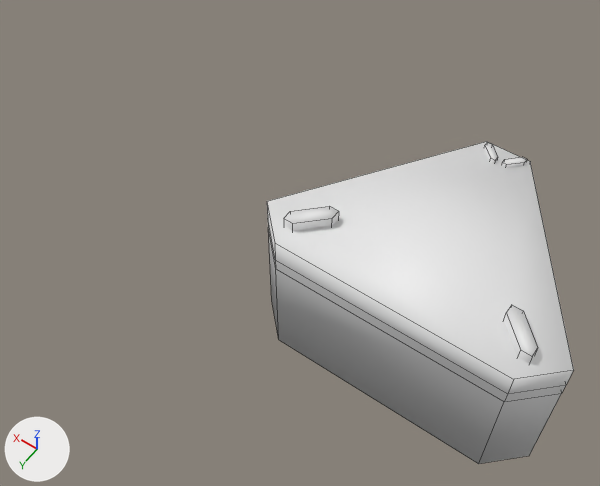
Before and after pictures for a commit that changed the FBX model MockUp/Assets/Meshes/Trash/triangleContainer.fbx.
Rendered twice from a 50 mm lens placed at (-6.38, -0.91, 4.58), pointed at (-4.44, -3.63, 0.31). Every picture has the same lights, and +X, +Y and +Z are marked at lower left. Mesh edges are drawn as thin lines. Where no turn or scale is listed for an object, it has been applied to the vertices.
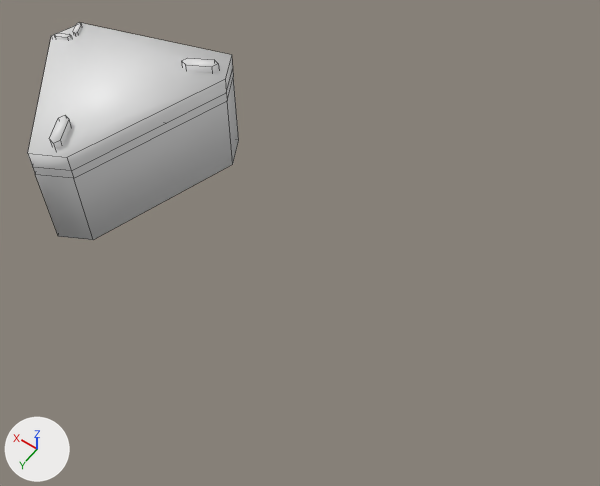
Where the newer file only moved an object's origin or applied its transform, the numbers keep the older frame.

Pixel boxes (x1, y1, x2, y2) of what changed, in the pictures (600 x 486 px):
'Plane.001', deleted: before (267, 141, 574, 464)
'TriangleContainer', added: after (28, 23, 239, 240)
'Plane.007', mesh turned: before (268, 222, 566, 402); after (33, 70, 233, 178)
'Plane.003', mesh turned: before (284, 142, 538, 363); after (49, 23, 219, 149)

Diff of the bpy script that builds the scene:
```diff
--- a/MockUp/Assets/Meshes/Trash/triangleContainer.fbx.py
+++ b/MockUp/Assets/Meshes/Trash/triangleContainer.fbx.py
@@ me_plane_007 @@
 me_plane_007.from_pydata(...)  # 12 vertices, 6 faces; spans x -0.97..0.97, y -1.42..0.0, z 0.28..0.36
 # used by ob_plane_007; location = (-5.327, -3.191, 0.352)
+# me_plane_007 part 1: the whole mesh is turned 73.2 degrees about the z axis through its middle and scaled by 0.769, then moved by (2.46, 0.26, 0.15)
@@ me_plane_003 @@
 me_plane_003.from_pydata(...)  # 48 vertices, 32 faces; spans x -1.4..0.14, y -1.19..0.08, z -0.11..0.11
 # used by ob_plane_003; location = (-4.693, -3.402, 0.827)
+# me_plane_003 part 2: the whole mesh is turned 73.2 degrees about the z axis through its middle and scaled by 0.769, then moved by (2.49, 0.31, 0.11)
@@ me_plane_001_1 @@
+me_plane_001_1.from_pydata(...)  # 24 vertices, 14 faces; spans x -0.568..0.674, y -0.642..0.786, z -0.524..0.278
@@ ob_plane_001 @@
-ob_plane_001 = bpy.data.objects.new('Plane.001', me_plane_001)
-ob_plane_001.location = (-5.327, -3.191, 0.352)
@@ ob_trianglecontainer @@
+ob_trianglecontainer = bpy.data.objects.new('TriangleContainer', me_plane_001_1)
+ob_trianglecontainer.location = (-2.991, -3.601, 0.695)
```
